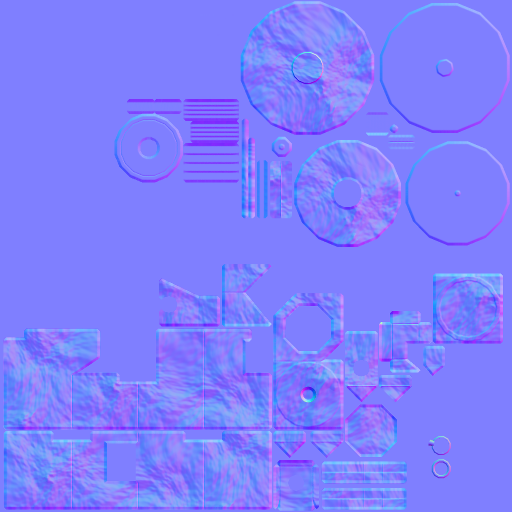
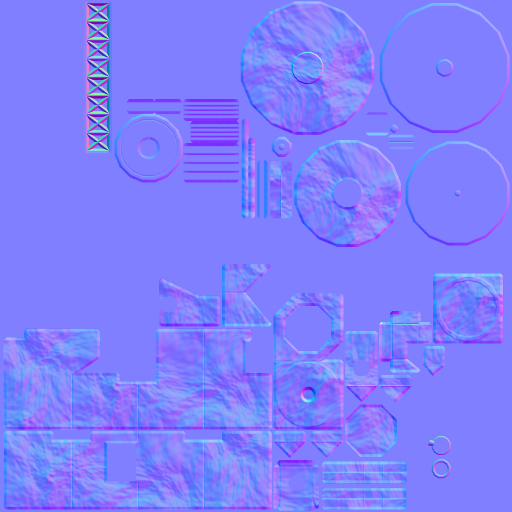
The second 512 × 512 image is a revision of the first. Changes to its layers:
painted on "Warstwa" over [84, 0, 112, 154]
